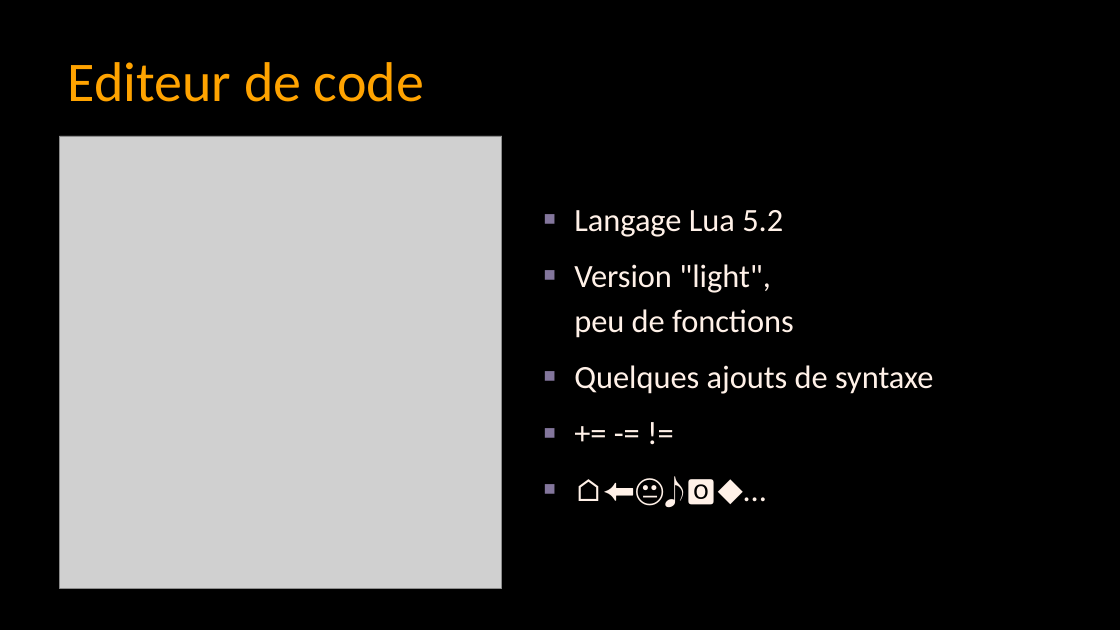
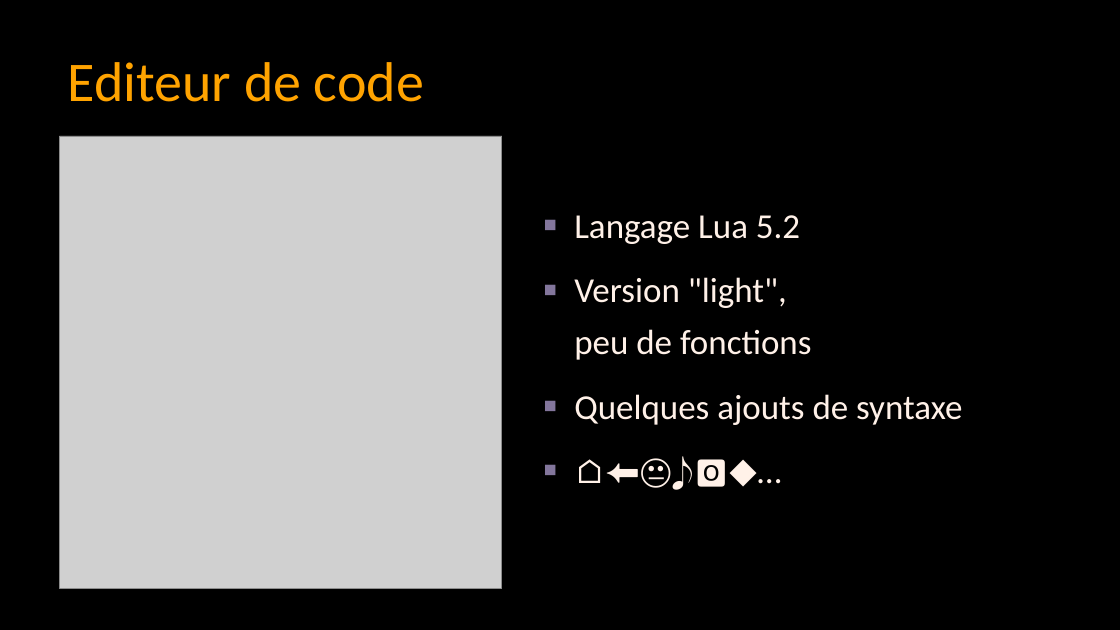
Before and after one commit to samhocevar/cookie-party-pico8-workshop, a slide deck: slide 10 of pico8-workshop.pptx (slide 9 before the commit). Drawn at 1120x630 pixels with LibreOffice and Linux fonts; fonts in the diff are those of the drawing; grey boxes stand for pictures; background and template pictures are left out. Boxes give left, top, right and bottom in pixels: in the first picture for what was removed or moved away, otherwise in the second. Text is boxed around its words. In the diff, an @@ line names an element or a change of style, - is before the commit and + after.

Commit message:
Quelques slides de plus

```diff
--- a/pico8-workshop.pptx
+++ b/pico8-workshop.pptx
@@ text at (574,215,962,425): paragraph removed @@
-▪ += -= !=
@@ text "Langage Lua 5.2" at (574,215,962,425): size 27.8 to 30 pt; line spacing 1.15 to 1.25 @@
```
Also in this commit, not shown: 1 other slide changed, 2 slides added, 1 other file.
